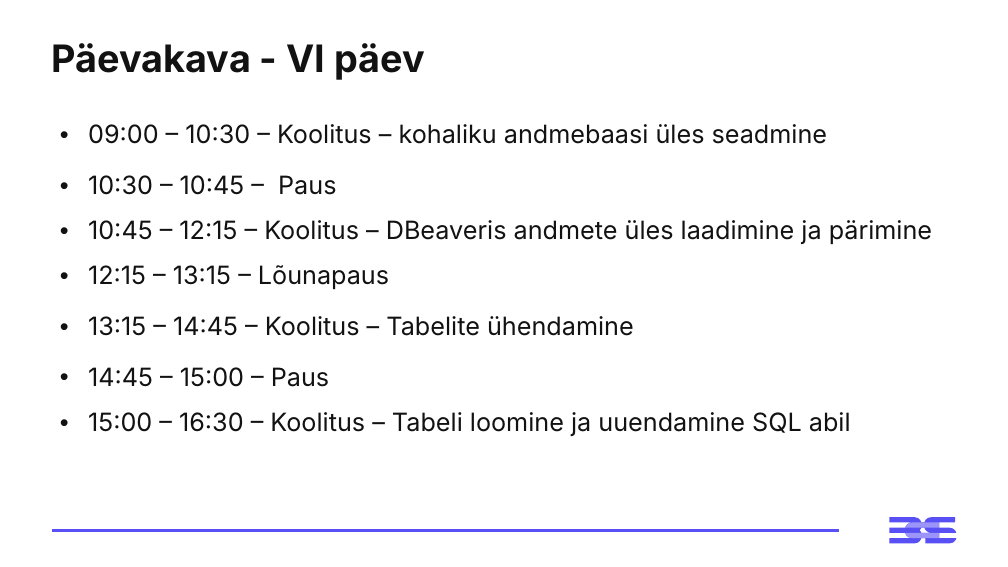
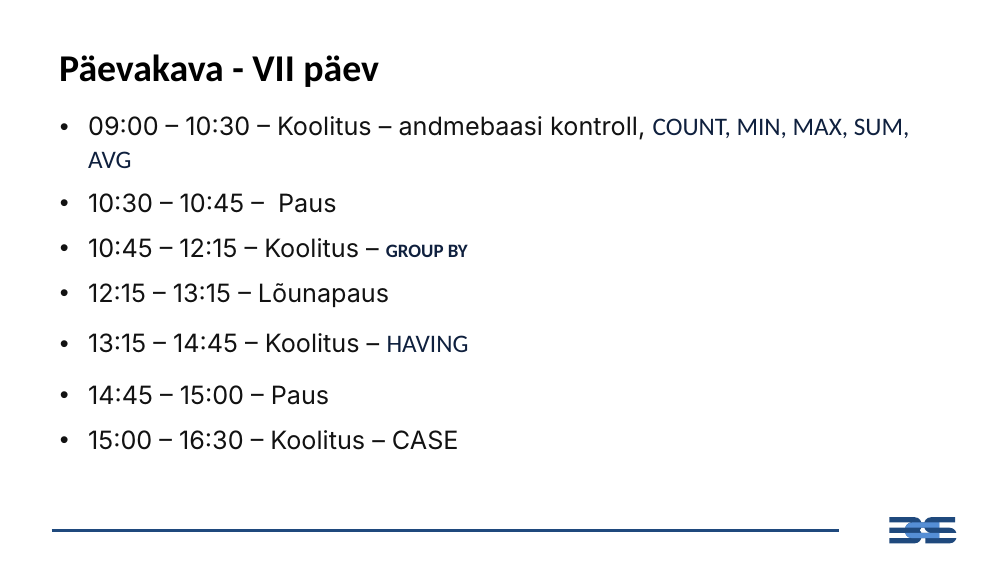
Before and after one commit to emilieabel/andmetarkus, a slide deck: slide 2 of Materjalid/Day7 SQL/7-paev-andmetarkus-esitlus.pptx. Drawn at 1008x567 pixels with LibreOffice and Linux fonts; fonts in the diff are those of the drawing. Boxes give left, top, right and bottom in pixels: in the first picture for what was removed or moved away, otherwise in the second. Text is boxed around its words. In the diff, an @@ line names an element or a change of style, - is before the commit and + after.

```diff
--- a/Materjalid/Day7 SQL/7-paev-andmetarkus-esitlus.pptx
+++ b/Materjalid/Day7 SQL/7-paev-andmetarkus-esitlus.pptx
@@ title at <box>59,54,379,87</box>: text changed; font Inter to Calibri; text colour #121212 to #000000 @@
-Päevakava - VI päev
+Päevakava - VII päev
@@ table at <box>51,105,957,454</box> @@
-row 1, column 1: 09:00 – 10:30 – Koolitus – kohaliku andmebaasi üles seadmine
+row 1, column 1: 09:00 – 10:30 – Koolitus – andmebaasi kontroll, COUNT, MIN, MAX, SUM, AVG
-row 3, column 1: 10:45 – 12:15 – Koolitus – DBeaveris andmete üles laadimine ja pärimine
+row 3, column 1: 10:45 – 12:15 – Koolitus – GROUP BY
-row 5, column 1: 13:15 – 14:45 – Koolitus – Tabelite ühendamine
+row 5, column 1: 13:15 – 14:45 – Koolitus – HAVING
-row 7, column 1: 15:00 – 16:30 – Koolitus – Tabeli loomine ja uuendamine SQL abil
+row 7, column 1: 15:00 – 16:30 – Koolitus – CASE
@@ line (51, 531) - (839, 531): stroke #584FF5 3 pt to #1F497D 3 pt @@
@@ freeform shape at <box>890,517,957,544</box>: fill #584FF5 to #1F497D @@
@@ freeform shape at <box>906,523,940,538</box>: fill #9B95F9 to #558ED5 @@
```
Also in this commit, not shown: 36 slides added, 14 slides removed, 59 other files.
